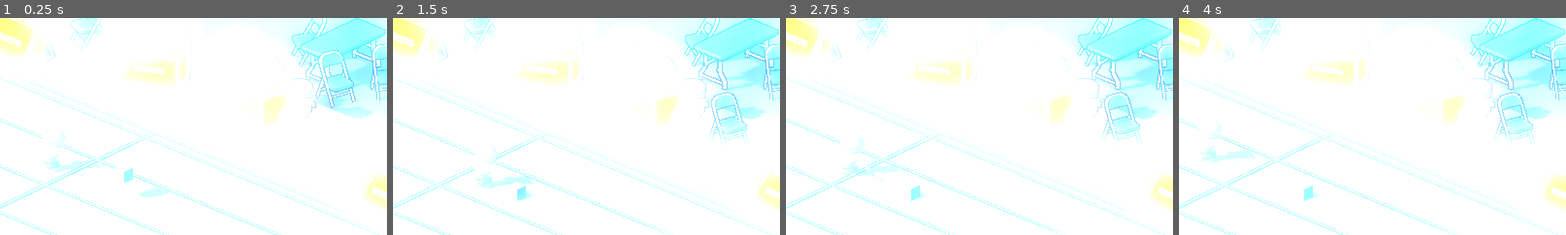
Above: before the commit, frames 1-4 (left to right).
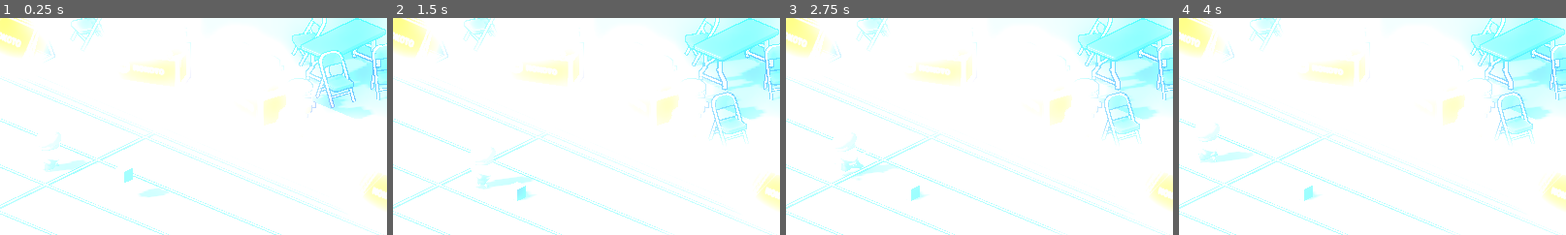
Above: after the commit, the same moments.

Repository: chevvy/sins_of_Father
Game: Godot game, scene res://main.tscn
The game is run twice, just before and just after one commit, with the same random seed, the same clock (stepped at 60 frames per second) and the same inputs.
Inputs:
- Up to frame 1 (0.25 s): no input
- Up to frame 2 (1.5 s): tap Space (interact_4) at 0.6, 1.35 s
- Up to frame 3 (2.75 s): tap Space (interact_4) at 2.1 s
- Up to frame 4 (4 s): tap Space (interact_4) at 2.85, 3.6 s
The pictures show only the part of the screen within x 16-66%, y 0-50%; the shares and areas given below are measured in that part.

The runs differ from the first frame. In frame 1, 0.3% of the frame differs, in the area x 9-26%, y 52-73%; in frame 2, 0.2%; in frame 3, 0.5%, in the area x 12-30%, y 53-75%; in frame 4, 0.2%.

Commit message:
add anim

Diff:
--- a/Character/Character.tscn
+++ b/Character/Character.tscn
@@ -1,8 +1,10 @@
-[gd_scene load_steps=2 format=3 uid="uid://mrjk2br6l14"]
+[gd_scene load_steps=3 format=3 uid="uid://mrjk2br6l14"]
 
 [ext_resource type="PackedScene" uid="uid://bfiutb6kaw6jb" path="res://ImportedAssets/Character/Character_Rig.glb" id="1_gril0"]
+[ext_resource type="Script" path="res://Character/CharacterVisual.gd" id="2_6500f"]
 
 [node name="Character" instance=ExtResource("1_gril0")]
+script = ExtResource("2_6500f")
 
 [node name="Skeleton3D" parent="Armature" index="0"]
 bones/16/rotation = Quaternion(0.0247108, 0.00511074, -0.12812, 0.991438)
--- /dev/null
+++ b/Character/CharacterVisual.gd
@@ -0,0 +1,16 @@
+class_name CharacterVisual extends Node3D
+
+@onready var animationPlayer: AnimationPlayer = $AnimationPlayer
+
+func _ready():
+	#idle_animation()
+	run_animation()
+
+func hit_animation():
+	animationPlayer.play("Character_Hurt")
+
+func run_animation():
+	animationPlayer.play("Character_Run")
+
+func idle_animation():
+	animationPlayer.play("Character_Idle")
--- a/Character/CharacterWithController.gd
+++ b/Character/CharacterWithController.gd
@@ -8,6 +8,7 @@
 
 @export var goal_marker: Marker3D
 @export var knockback_timer: Timer
+@export var char_visual: CharacterVisual
 
 
 func _physics_process(delta):
@@ -39,10 +40,10 @@
 			is_being_knockedback = true
 			knockback_timer.start()
 			print("start of knockback")
-
-
+			char_visual.hit_animation()
 
 
 func _on_knockback_timer_timeout():
 	print("end of knockback")
 	is_being_knockedback = false
+	char_visual.run_animation()
--- a/Character/CharacterWithController.tscn
+++ b/Character/CharacterWithController.tscn
@@ -7,12 +7,13 @@
 radius = 1.895
 height = 3.79
 
-[node name="CharacterBody3D" type="CharacterBody3D" node_paths=PackedStringArray("knockback_timer")]
+[node name="CharacterController" type="CharacterBody3D" node_paths=PackedStringArray("knockback_timer", "char_visual")]
 collision_layer = 4
 collision_mask = 2
 axis_lock_linear_z = true
 script = ExtResource("1_sauk7")
 knockback_timer = NodePath("KnockbackTimer")
+char_visual = NodePath("Character")
 
 [node name="Character" parent="." instance=ExtResource("1_vbs7i")]
 
--- /dev/null
+++ b/Character/character_manager.gd
@@ -0,0 +1,11 @@
+extends Node
+
+
+# Called when the node enters the scene tree for the first time.
+func _ready():
+	pass # Replace with function body.
+
+
+# Called every frame. 'delta' is the elapsed time since the previous frame.
+func _process(delta):
+	pass
--- a/Ghost/Ghost.tscn
+++ b/Ghost/Ghost.tscn
@@ -22,11 +22,11 @@
 bones/1/position = Vector3(-2.00048e-14, 0.507601, 1.11629e-15)
 
 [node name="Physical Bone Spine_01" type="PhysicalBone3D" parent="Ghost/Skeleton3D" index="1"]
-transform = Transform3D(1, -7.66253e-08, -1.15484e-06, -1.15484e-06, 1.73702e-08, -1, 8.79843e-08, 1, 1.46028e-08, 3.8147e-06, 0.253802, 1.01637e-09)
+transform = Transform3D(1, -7.66253e-08, -1.15484e-06, -1.15484e-06, 1.73702e-08, -1, 8.79844e-08, 1, 1.46027e-08, 3.8147e-06, 0.253802, 1.01637e-09)
 collision_layer = 0
 collision_mask = 0
-joint_offset = Transform3D(1, 0, 0, 0, 1, 0, 0, 0, 1, -3.5216e-06, -4.72227e-09, 0.253802)
-body_offset = Transform3D(1, 3.19744e-12, -1.07821e-06, -1.07821e-06, -3.57048e-13, -1, 1.13558e-08, 1, -2.76772e-09, 3.79525e-06, 0.253802, 5.42476e-09)
+joint_offset = Transform3D(1, 0, 0, 0, 1, 0, 0, 0, 1, -3.5216e-06, -4.72226e-09, 0.253802)
+body_offset = Transform3D(1, 3.19744e-12, -1.07821e-06, -1.07821e-06, -3.57048e-13, -1, 1.13559e-08, 1, -2.76775e-09, 3.79525e-06, 0.253802, 5.42476e-09)
 can_sleep = false
 bone_name = "Spine_01"
 
@@ -35,13 +35,13 @@
 shape = SubResource("CapsuleShape3D_slhu2")
 
 [node name="Physical Bone Spine_02" type="PhysicalBone3D" parent="Ghost/Skeleton3D" index="2"]
-transform = Transform3D(1, -7.66253e-08, -1.15484e-06, -1.15484e-06, 1.73702e-08, -1, 8.79871e-08, 1, 1.4604e-08, -3.10255e-06, 0.761401, -1.3642e-08)
+transform = Transform3D(1, -7.66253e-08, -1.15484e-06, -1.15484e-06, 1.73702e-08, -1, 8.79872e-08, 1, 1.46039e-08, -3.10256e-06, 0.761401, -1.3642e-08)
 collision_layer = 0
 collision_mask = 0
 axis_lock_angular_y = true
 joint_type = 2
-joint_offset = Transform3D(1, 0, 0, 0, 1, 0, 0, 0, 1, 3.43454e-06, 1.11793e-09, 0.2538)
-body_offset = Transform3D(1, 3.19744e-12, -1.07821e-06, -1.07821e-06, -3.57048e-13, -1, 1.13586e-08, 1, -2.76652e-09, -3.1609e-06, 0.2538, -4.15824e-10)
+joint_offset = Transform3D(1, 0, 0, 0, 1, 0, 0, 0, 1, 3.43455e-06, 1.11794e-09, 0.2538)
+body_offset = Transform3D(1, 3.19744e-12, -1.07821e-06, -1.07821e-06, -3.57048e-13, -1, 1.13587e-08, 1, -2.76655e-09, -3.1609e-06, 0.2538, -4.15824e-10)
 bone_name = "Spine_02"
 joint_constraints/swing_span = 45.0
 joint_constraints/twist_span = 180.0
@@ -54,13 +54,13 @@
 shape = SubResource("CapsuleShape3D_puypr")
 
 [node name="Physical Bone Spine_03" type="PhysicalBone3D" parent="Ghost/Skeleton3D" index="3"]
-transform = Transform3D(1, -7.66253e-08, -1.15484e-06, -1.15484e-06, 1.73702e-08, -1, 8.79871e-08, 1, 1.46033e-08, 7.72663e-06, 1.26899, -2.08284e-08)
+transform = Transform3D(1, -7.66253e-08, -1.15484e-06, -1.15484e-06, 1.73702e-08, -1, 8.79872e-08, 1, 1.46033e-08, 7.72663e-06, 1.26899, -2.08284e-08)
 collision_layer = 0
 collision_mask = 0
 axis_lock_angular_y = true
 joint_type = 2
-joint_offset = Transform3D(1, 0, 0, 0, 1, 0, 0, 0, 1, -7.35575e-06, -5.11706e-10, 0.253788)
-body_offset = Transform3D(1, 3.16192e-12, -1.07821e-06, -1.07821e-06, -3.55271e-13, -1, 1.13586e-08, 1, -2.76712e-09, 7.62939e-06, 0.253788, 1.21405e-09)
+joint_offset = Transform3D(1, 0, 0, 0, 1, 0, 0, 0, 1, -7.35575e-06, -5.11698e-10, 0.253788)
+body_offset = Transform3D(1, 3.16192e-12, -1.07821e-06, -1.07821e-06, -3.55271e-13, -1, 1.13587e-08, 1, -2.76715e-09, 7.62939e-06, 0.253788, 1.21405e-09)
 bone_name = "Spine_03"
 joint_constraints/swing_span = 45.0
 joint_constraints/twist_span = 180.0
--- a/main.tscn
+++ b/main.tscn
@@ -14,7 +14,7 @@
 [ext_resource type="PackedScene" uid="uid://fam86exg3dd6" path="res://Environment/Assets/Table.tscn" id="13_8nx56"]
 [ext_resource type="PackedScene" uid="uid://bwcige5i3nkxw" path="res://Environment/Assets/Panel_02.tscn" id="13_8v324"]
 [ext_resource type="PackedScene" uid="uid://cidynks8xeyjy" path="res://Items/possessable.tscn" id="15_sanh1"]
-[ext_resource type="PackedScene" uid="uid://cghfr35clwqkc" path="res://Character/character_rigid_with_goal.tscn" id="15_vfd4l"]
+[ext_resource type="PackedScene" uid="uid://3fhmyln3sout" path="res://Character/CharacterWithController.tscn" id="15_winyk"]
 
 [node name="Main" type="Node"]
 
@@ -208,4 +208,11 @@
 
 [node name="Runners" type="Node3D" parent="."]
 
-[node name="CharacterRigidWithGoal" parent="Runners" instance=ExtResource("15_vfd4l")]
+[node name="CharacterRigidWithGoal" type="Node3D" parent="Runners"]
+
+[node name="goal" type="Marker3D" parent="Runners/CharacterRigidWithGoal"]
+transform = Transform3D(1, 0, 0, 0, 1, 0, 0, 0, 1, 25.6123, 0, -3.12761)
+
+[node name="CharacterBody3D" parent="Runners/CharacterRigidWithGoal" node_paths=PackedStringArray("goal_marker") instance=ExtResource("15_winyk")]
+transform = Transform3D(-4.37114e-08, 3.48787e-16, 1, 3.48787e-16, 1, -3.48787e-16, -1, 3.48787e-16, -4.37114e-08, -27.1295, 0, -2.35307)
+goal_marker = NodePath("../goal")
Not shown, changed: .DS_Store
Not shown, added: Environment/.DS_Store
Not shown, added: ImportedAssets/.DS_Store
